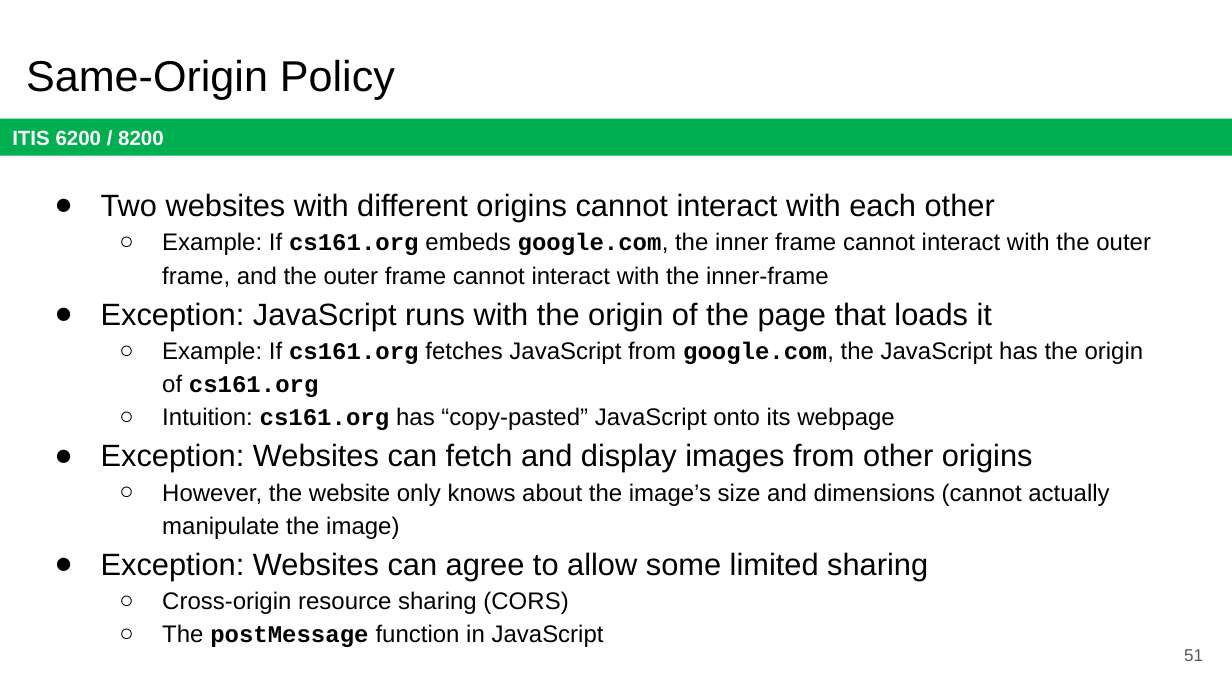
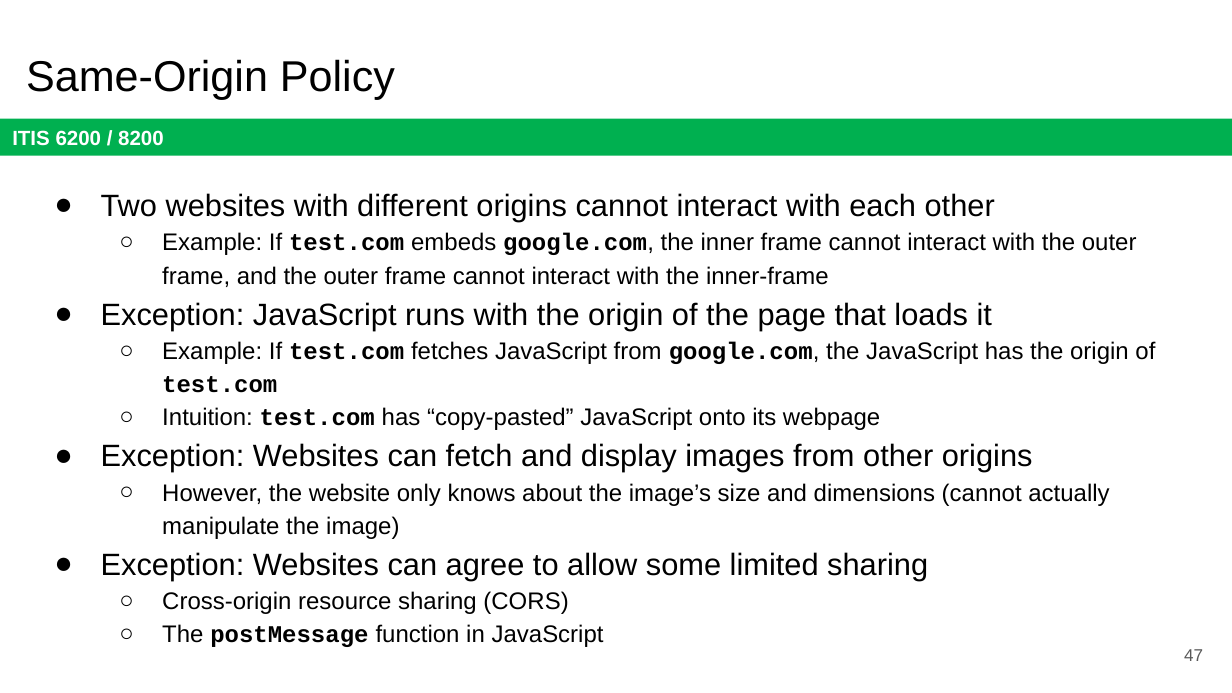
Before and after one commit to jx5c/github.io, a slide deck: slide 47 of teaching/ITIS6200/2023fa/lectures/lec10.pptx (slide 51 before the commit). Drawn at 1232x693 pixels with LibreOffice and Linux fonts; fonts in the diff are those of the drawing. Boxes give left, top, right and bottom in pixels: in the first picture for what was removed or moved away, otherwise in the second. Text is boxed around its words. In the diff, an @@ line names an element or a change of style, - is before the commit and + after.

```diff
--- a/teaching/ITIS6200/2023fa/lectures/lec10.pptx
+++ b/teaching/ITIS6200/2023fa/lectures/lec10.pptx
@@ text at <box>162,232,1137,287</box>: text changed @@
-  ○ Example: If cs161.org embeds google.com, the inner frame cannot interact with the outer frame, and the outer frame cannot interact with the inner-frame
+  ○ Example: If test.com embeds google.com, the inner frame cannot interact with the outer frame, and the outer frame cannot interact with the inner-frame
@@ text at <box>162,341,1155,430</box>: text changed @@
-  ○ Example: If cs161.org fetches JavaScript from google.com, the JavaScript has the origin of cs161.org
-  ○ Intuition: cs161.org has “copy-pasted” JavaScript onto its webpage
+  ○ Example: If test.com fetches JavaScript from google.com, the JavaScript has the origin of test.com
+  ○ Intuition: test.com has “copy-pasted” JavaScript onto its webpage
@@ page number at <box>1184,649,1203,661</box>: text changed @@
-51
+47
```
Also in this commit, not shown: 11 other slides changed, 4 slides removed, 3 other files.
